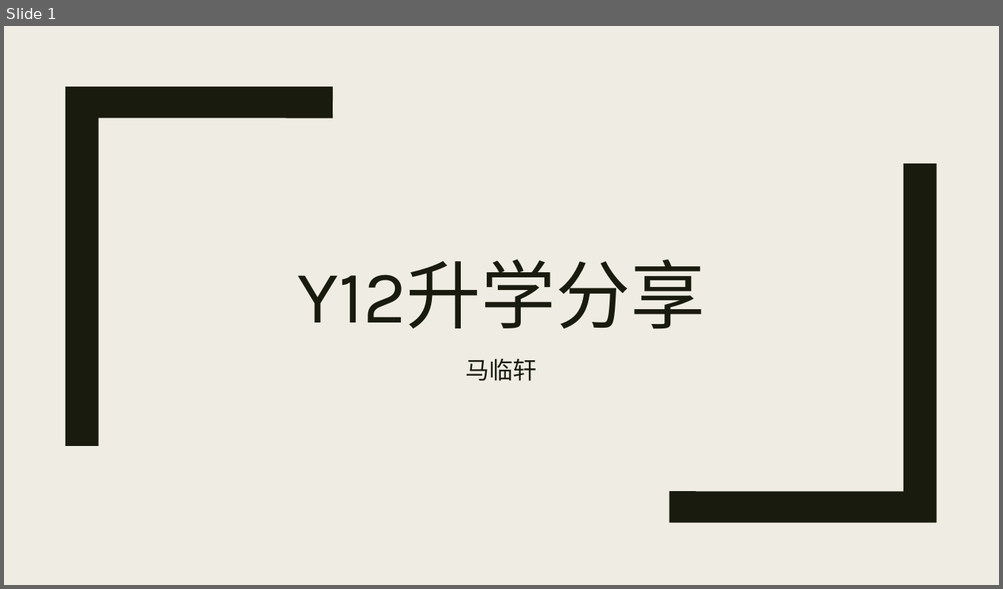
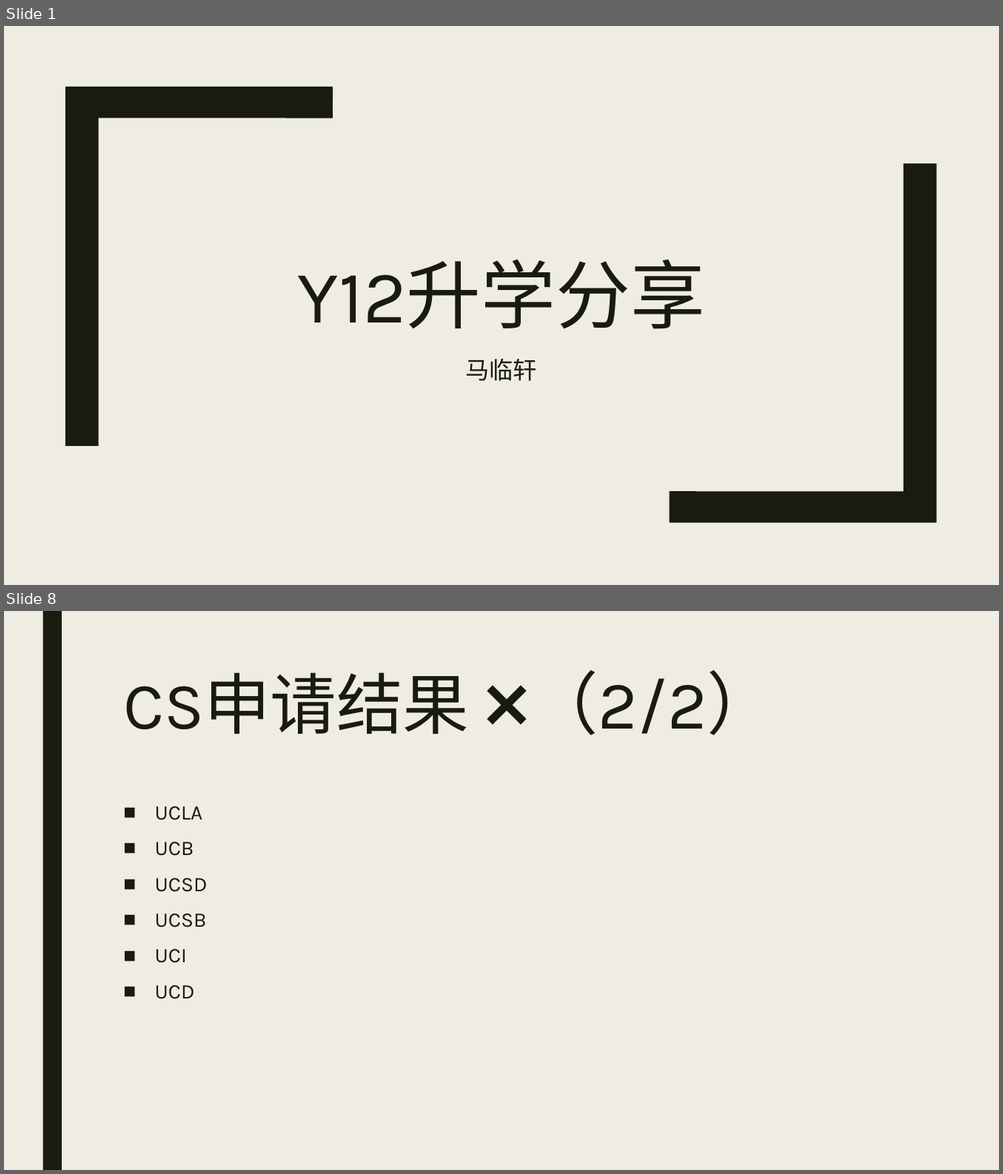
Before and after one commit to davidmaamoaix/fun-seminars, a slide deck: Presentation1.pptx. Shown one above the other, each under a label of ours: slide 1 before the commit, slides 1 and 8 after it; the slides between them are not shown. The pictures are 1003x589 and 1003x1174 pixels, drawn with LibreOffice and Linux fonts; fonts in the diff are those of the drawing. Boxes give left, top, right and bottom in pixels: in the first picture for what was removed or moved away, otherwise in the second. Text is boxed around its words. In the diff, an @@ line names an element or a change of style, - is before the commit and + after.

```diff
--- a/Presentation1.pptx
+++ b/Presentation1.pptx
@@ slide 8 added at <box>4,611,999,1170</box>, background #EFEDE3 @@
@@ rectangle added at <box>42,611,62,1170</box>, fill #191B0E @@
@@ title added at <box>123,670,775,735</box>, 64 pt, text #191B0E @@
+CS申请结果 ❌（2/2）
@@ text added at <box>155,806,208,999</box>, 20 pt, text #191B0E @@
+■ UCLA
+■ UCB
+■ UCSD
+■ UCSB
+■ UCI
+■ UCD
```
Also in this commit, not shown: 23 other slides added.
